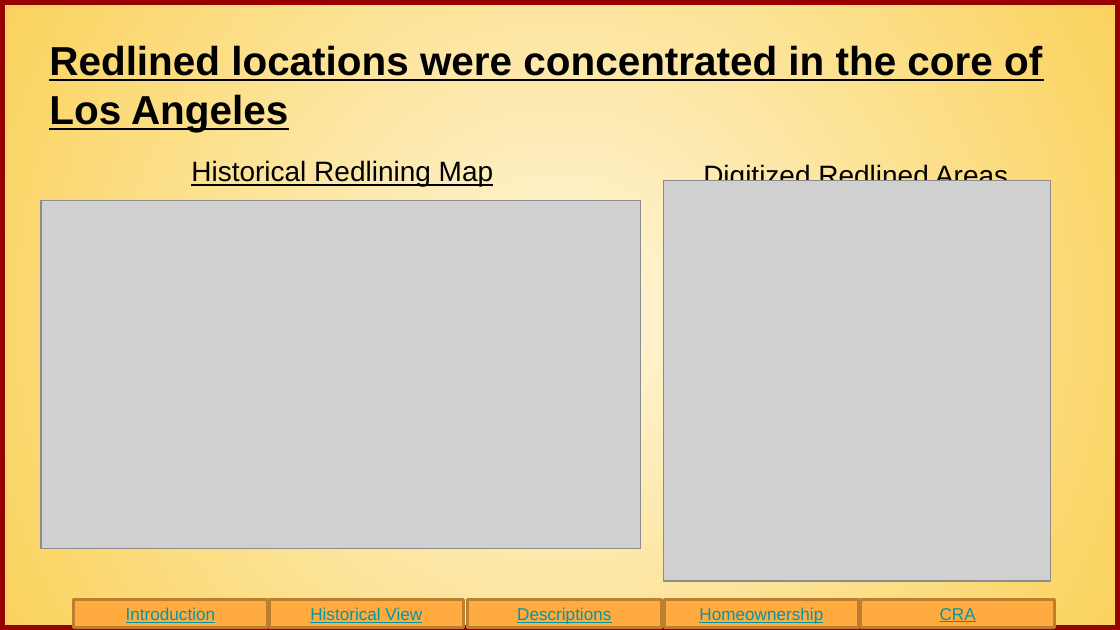
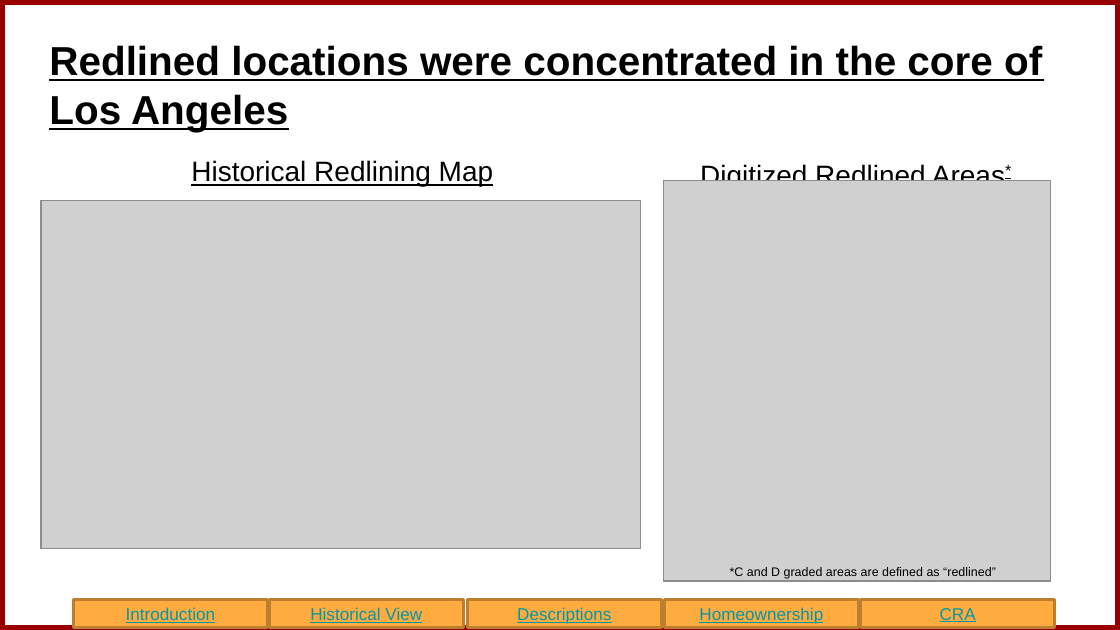
Before and after one commit to pmannino5/LA_Redlining_CRA, a slide deck: slide 6 of The Effects of Redlining Presentation.pptx. Drawn at 1120x630 pixels with LibreOffice and Linux fonts; fonts in the diff are those of the drawing; grey boxes stand for pictures. Boxes give left, top, right and bottom in pixels: in the first picture for what was removed or moved away, otherwise in the second. Text is boxed around its words. In the diff, an @@ line names an element or a change of style, - is before the commit and + after.

```diff
--- a/The Effects of Redlining Presentation.pptx
+++ b/The Effects of Redlining Presentation.pptx
@@ background gradient #FFF6DB to #FAD25C to #FFFFFF @@
@@ text at (700, 163, 1005, 181): text changed @@
-Digitized Redlined Areas
+Digitized Redlined Areas*
@@ text added at (730, 567, 996, 579), 8 pt, text #000000 @@
+*C and D graded areas are defined as “redlined”
```
Also in this commit, not shown: 15 other slides changed.
